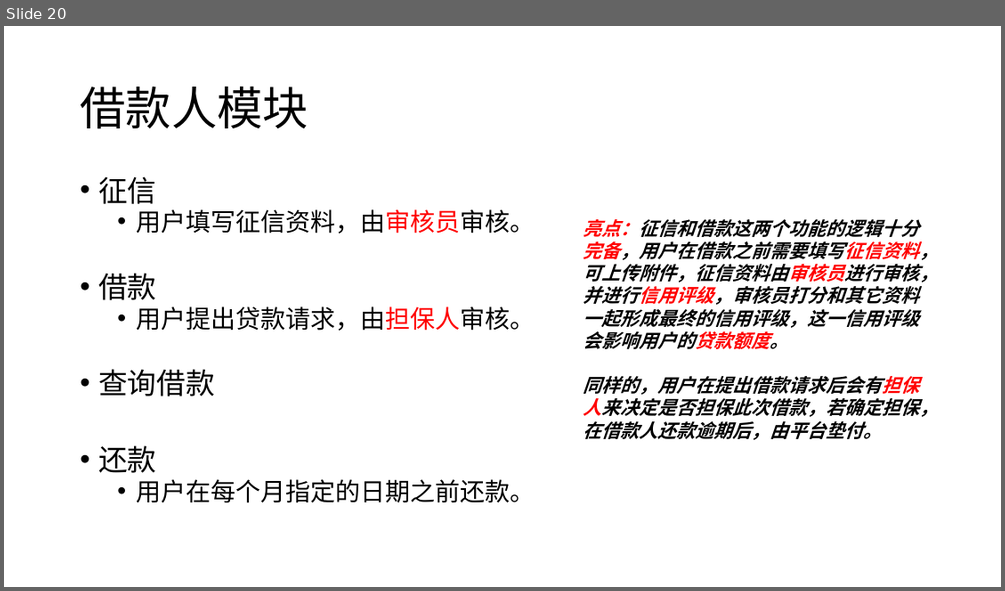
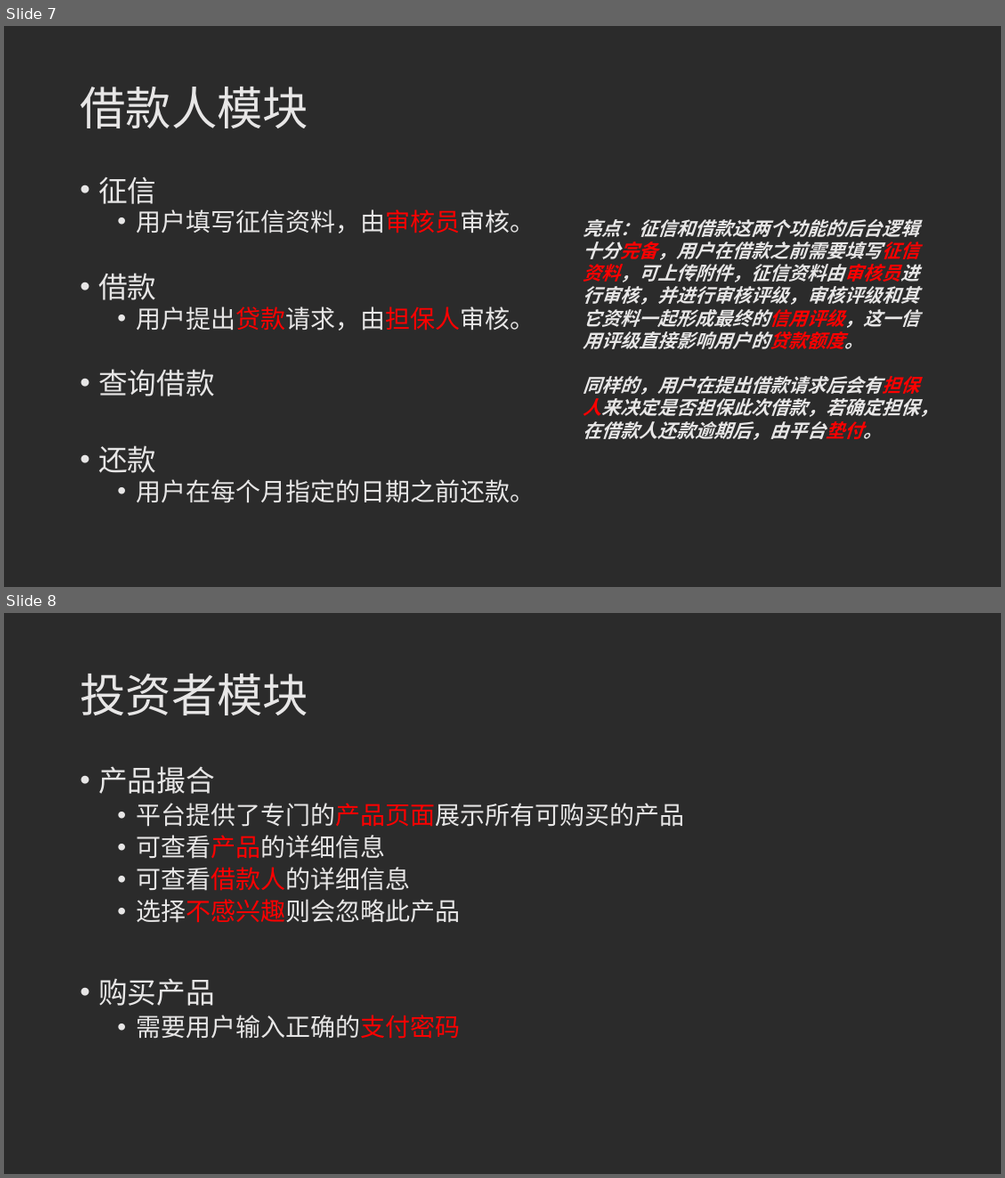
Before and after one commit to orangewgm/P2Pdocument, a slide deck: 20190711答辩ppt.pptx. Shown one above the other, each under a label of ours: slide 20 before the commit, slides 7 and 8 after it. The pictures are 1005x591 and 1005x1178 pixels, drawn with LibreOffice and Linux fonts; fonts in the diff are those of the drawing; background and template pictures are left out; a plain dark background stands for a picture behind light text. Boxes give left, top, right and bottom in pixels: in the first picture for what was removed or moved away, otherwise in the second. Text is boxed around its words. In the diff, an @@ line names an element or a change of style, - is before the commit and + after.

```diff
--- a/20190711答辩ppt.pptx
+++ b/20190711答辩ppt.pptx
@@ slide 8 added at (4, 613, 1001, 1174), background picture (left out) @@
@@ title added at (80, 674, 308, 715), 44 pt, text #E7E6E6 @@
+投资者模块
@@ text added at (98, 766, 684, 1038), 24 pt, text #E7E6E6 @@
+• 产品撮合
+  • 平台提供了专门的产品页面展示所有可购买的产品
+  • 可查看产品的详细信息
+  • 可查看借款人的详细信息
+  • 选择不感兴趣则会忽略此产品
+• 购买产品
+  • 需要用户输入正确的支付密码
@@ what was slide 20 is now slide 7 @@
@@ slide 7 changed as well @@
@@ background #FFFFFF to picture (left out) @@
@@ title "借款人模块" at (80, 87, 308, 129): text colour #000000 to #E7E6E6 @@
@@ text "征信" at (98, 176, 534, 503): text colour #000000 to #E7E6E6 in "征信", "用户填写征信资料，由审核员审核。", "借款", "用户提出贷款请求，由担保人审核。" and 3 more places; text colour #000000 to #FF0000 in "用户提出贷款请求，由担保人审核。" @@
@@ text at (582, 219, 919, 349): text changed; text colour #000000 to #E7E6E6 @@
-亮点：征信和借款这两个功能的逻辑十分完备，用户在借款之前需要填写征信资料，可上传附件，征信资料由审核员进行审核，并进行信用评级，审核员打分和其它资料一起形成最终的信用评级，这一信用评级会影响用户的贷款额度。
+亮点：征信和借款这两个功能的后台逻辑十分完备，用户在借款之前需要填写征信资料，可上传附件，征信资料由审核员进行审核，并进行审核评级，审核评级和其它资料一起形成最终的信用评级，这一信用评级直接影响用户的贷款额度。
@@ text at (582, 376, 938, 440): text colour #000000 to #E7E6E6, text colour #000000 to #FF0000 in "同样的，用户在提出借款请求后会有担保人来决定是否担保此次借款，若确定担保，在借款人还款逾期后，由平台垫付。" @@
```
Also in this commit, not shown: 21 other slides changed, 4 other slides added, 1 slide removed.
